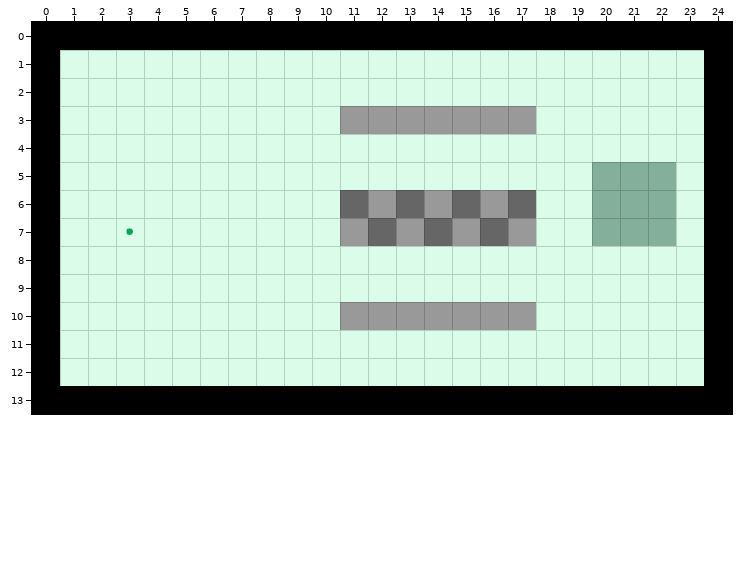
Two states of a Tiled map, res/tilemaps/synth4.tmx. The first picture shows the starting point.
Cells are 32x32 px. Shown: x 0..24, y 0..13.
And afterwards:
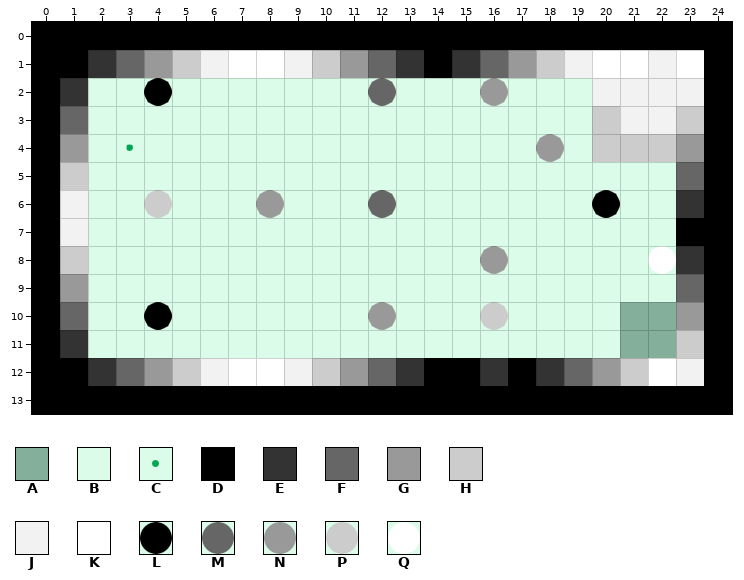
Key: from "foreground2": A 0, B 1, C 2 "dirt", D 18, E 19, F 20, G 21, H 22, J 23, K 24, L 36, M 38, N 39, P 40, Q 42.
_ is an empty cell.
Edits made:
Layer "physics":
y 1: x 1..23 BBBBBBBBBBBBBBBBBBBBBBB -> DEFGHJKKJHGFEDEFGHJKKJK
y 2: x 1 B -> E; x 4 B -> L; x 12 B -> M; x 16 B -> N; x 20..23 BBBB -> JJJJ
y 3: x 1 B -> F; x 11..17 GGGGGGG -> BBBBBBB; x 20..23 BBBB -> HJJH
y 4: x 1 B -> G; x 3 B -> C; x 18 B -> N; x 20..23 BBBB -> HHHG
y 5: x 1 B -> H; x 20..23 AAAB -> BBBF
y 6: x 1 B -> J; x 4 B -> P; x 8 B -> N; x 11..17 FGFGFGF -> BMBBBBB; x 20..23 AAAB -> LBBE
y 7: x 1 B -> J; x 3 C -> B; x 11..17 GFGFGFG -> BBBBBBB; x 20..23 AAAB -> BBBD
y 8: x 1 B -> H; x 16 B -> N; x 22..23 BB -> QE
y 9: x 1 B -> G; x 23 B -> F
y 10: x 1 B -> F; x 4 B -> L; x 11..17 GGGGGGG -> BNBBBPB; x 21..23 BBB -> AAG
y 11: x 1 B -> E; x 21..23 BBB -> AAH
y 12: x 1..23 BBBBBBBBBBBBBBBBBBBBBBB -> DEFGHJKKJHGFEDDEDEFGHKJ
Where, in picture pixels (left, top, right, bottom), the same in both pictures:
changed: (60, 50, 704, 386)
